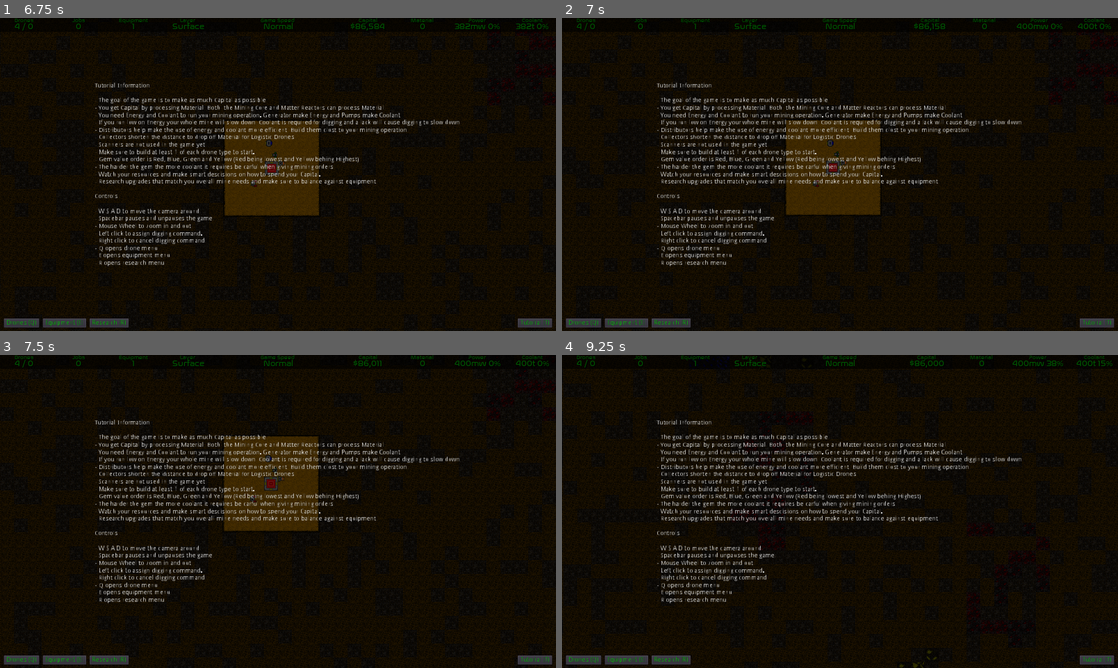
Above: before the commit, frames 1-4 (two rows, left to right).
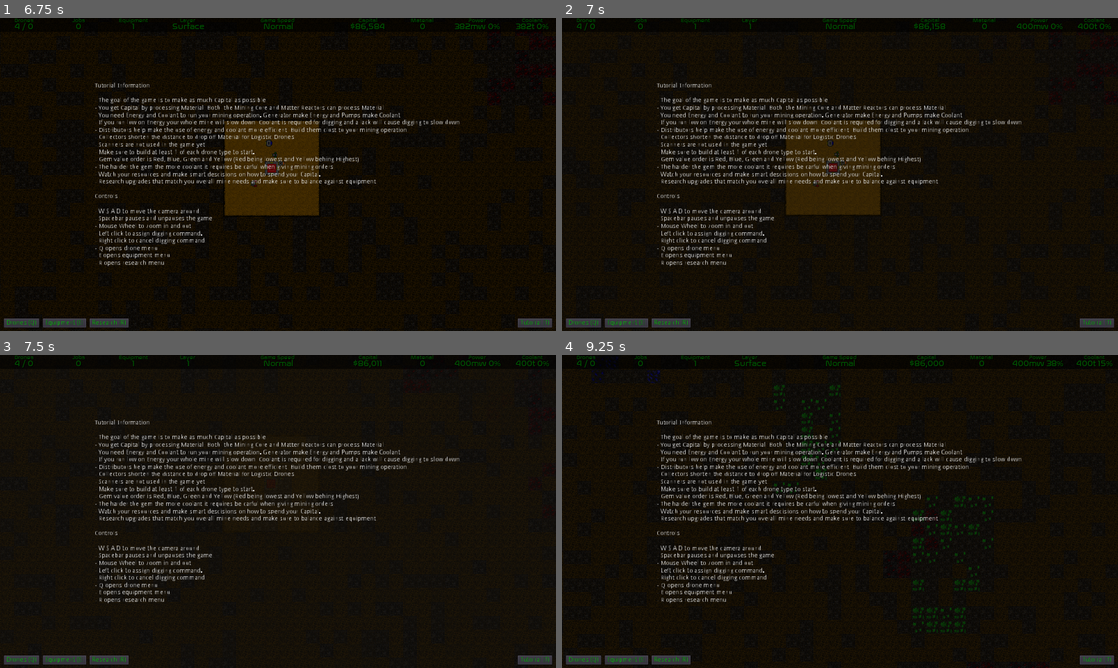
Above: after the commit, the same moments.

Repository: EgEbner16/mined-game-2020-archived
Game: Godot game, scene res://Splash.tscn
Same seed, same stepped clock (60 frames per second), same inputs: the game is played once before the commit and once after it.
Inputs (mouse positions are in pixels of both pictures, inside the frame that each line leads up to):
- Up to frame 1 (6.75 s): tap Enter (ui_accept) at 0.5, 0.77, 1.25, 1.52, 2, 3.02, 3.77, 4.52 s; move the mouse to (250, 237) at 0.52 s; hold Up (ui_up) 0.53-2.03 s; tap C (next_layer, bound only after the commit) at 0.6, 1.55, 3.05, 4.55 s; tap F (previous_layer, bound only after the commit) at 0.8, 1.35, 2.3, 3.8, 6.05 s; move the mouse to (444, 221) at 1.27 s; move the mouse to (111, 127) at 2.02 s; press the mouse at (111, 127) at 2.03 s; hold Left (ui_left) 2.03-3.53 s; move the mouse to (305, 174) at 2.77 s; release the mouse at (305, 174) at 2.78 s; tap Q (display_drone_interface) at 2.85 s; move the mouse to (194, 96) at 3.52 s; hold Down (ui_down) 3.53-4.28 s; tap E (display_equipment_interface) at 3.6 s; move the mouse to (400, 158) at 4.27 s; hold Right (ui_right) 4.28-5 s; tap R (display_research_interface) at 4.35 s; click "sandbox" at 5 s; move the mouse to (166, 190) at 5.77 s; hold Up (ui_up) 5.78-6.53 s; tap T (display_tutorial_interface) at 5.85 s; move the mouse to (333, 105) at 6.52 s; hold Right (ui_right) from 6.53 s (still down); tap Shift (keep_equipment_placement) at 6.6 s
- Up to frame 2 (7 s): keep holding Right (ui_right); tap Enter (ui_accept) at 6.77 s; tap C (next_layer, bound only after the commit) at 6.8 s
- Up to frame 3 (7.5 s): keep holding Right (ui_right); move the mouse to (250, 574) at 7.27 s; hold S (scroll_down) from 7.28 s (still down)
- Up to frame 4 (9.25 s): tap Enter (ui_accept) at 7.52, 8.27 s; tap F (previous_layer, bound only after the commit) at 7.55, 9.05 s; move the mouse to (1006, 558) at 8.02 s; release S (scroll_down) at 8.03 s; tap A (scroll_left) at 8.1 s; tap C (next_layer, bound only after the commit) at 8.3 s; move the mouse to (673, 464) at 8.77 s; release Right (ui_right) at 8.78 s; hold Down (ui_down) from 8.78 s (still down); hold D (scroll_right) from 8.78 s (still down)

Frame 1 is identical in both runs. In frame 2, less than 0.1% of the frame differs, in the area x 31-37%, y 1-4%; in frame 3, 4.0%, in the area x 1-100%, y 1-100%; in frame 4, 1.8%.

Commit message:
layer work

Diff:
--- a/game/Game.tscn
+++ b/game/Game.tscn
@@ -19,7 +19,6 @@
 
 [node name="Music" type="AudioStreamPlayer2D" parent="Camera"]
 stream = ExtResource( 4 )
-autoplay = true
 
 [node name="ResourceManager" parent="." instance=ExtResource( 5 )]
 pause_mode = 1
--- a/game/Layer.gd
+++ b/game/Layer.gd
@@ -15,6 +15,7 @@
 onready var terrain_tile_map: TileMap = $Navigation2D/TerrainTileMap
 onready var shadow_tile_map: TileMap = $ShadowTileMap
 onready var dig_tile_map: TileMap = $DigTileMap
+onready var animation_player: AnimationPlayer = $AnimationPlayer
 onready var equipment_manager: EquipmentManager = get_node('/root/Game/World/EquipmentManager')
 onready var drone_manager: DroneManager = get_node('/root/Game/World/DroneManager')
 
--- a/game/Layer.tscn
+++ b/game/Layer.tscn
@@ -7,23 +7,77 @@
 [ext_resource path="res://game/tiles/TileManager.tscn" type="PackedScene" id=5]
 [ext_resource path="res://assets/old mined/Tilemaps/mined_alpha_graphics_digging.png" type="Texture" id=6]
 
-[sub_resource type="NavigationPolygon" id=9]
+[sub_resource type="Animation" id=1]
+resource_name = "fade_in_up"
+tracks/0/type = "value"
+tracks/0/path = NodePath(".:modulate")
+tracks/0/interp = 1
+tracks/0/loop_wrap = true
+tracks/0/imported = false
+tracks/0/enabled = true
+tracks/0/keys = {
+"times": PoolRealArray( 0, 1 ),
+"transitions": PoolRealArray( 1, 1 ),
+"update": 0,
+"values": [ Color( 1, 1, 1, 0 ), Color( 1, 1, 1, 1 ) ]
+}
+tracks/1/type = "value"
+tracks/1/path = NodePath(".:visible")
+tracks/1/interp = 1
+tracks/1/loop_wrap = true
+tracks/1/imported = false
+tracks/1/enabled = true
+tracks/1/keys = {
+"times": PoolRealArray( 0 ),
+"transitions": PoolRealArray( 1 ),
+"update": 1,
+"values": [ true ]
+}
+
+[sub_resource type="Animation" id=2]
+resource_name = "fade_out_up"
+tracks/0/type = "value"
+tracks/0/path = NodePath(".:modulate")
+tracks/0/interp = 1
+tracks/0/loop_wrap = true
+tracks/0/imported = false
+tracks/0/enabled = true
+tracks/0/keys = {
+"times": PoolRealArray( 0, 1 ),
+"transitions": PoolRealArray( 1, 1 ),
+"update": 0,
+"values": [ Color( 1, 1, 1, 1 ), Color( 1, 1, 1, 0 ) ]
+}
+tracks/1/type = "value"
+tracks/1/path = NodePath(".:visible")
+tracks/1/interp = 1
+tracks/1/loop_wrap = true
+tracks/1/imported = false
+tracks/1/enabled = true
+tracks/1/keys = {
+"times": PoolRealArray( 1 ),
+"transitions": PoolRealArray( 1 ),
+"update": 1,
+"values": [ false ]
+}
+
+[sub_resource type="NavigationPolygon" id=3]
 vertices = PoolVector2Array( 8, 0, 0, 8, 0, 24, 8, 32, 24, 32, 32, 24, 32, 8, 24, 0 )
 polygons = [ PoolIntArray( 0, 1, 2, 3, 4, 5, 6, 7 ) ]
 
-[sub_resource type="NavigationPolygon" id=10]
+[sub_resource type="NavigationPolygon" id=4]
 vertices = PoolVector2Array( 8, 0, 0, 8, 0, 24, 8, 32, 24, 32, 32, 24, 32, 8, 24, 0 )
 polygons = [ PoolIntArray( 0, 1, 2, 3, 4, 5, 6, 7 ) ]
 
-[sub_resource type="NavigationPolygon" id=3]
+[sub_resource type="NavigationPolygon" id=5]
 vertices = PoolVector2Array( 0, 0, 32, 0, 32, 32, 0, 32 )
 polygons = [ PoolIntArray( 0, 1, 2, 3 ) ]
 
-[sub_resource type="NavigationPolygon" id=4]
+[sub_resource type="NavigationPolygon" id=6]
 vertices = PoolVector2Array( 0, 0, 32, 0, 32, 32, 0, 32 )
 polygons = [ PoolIntArray( 0, 1, 2, 3 ) ]
 
-[sub_resource type="TileSet" id=5]
+[sub_resource type="TileSet" id=7]
 0/name = "mined_alpha_graphics.png 0"
 0/texture = ExtResource( 1 )
 0/tex_offset = Vector2( 0, 0 )
@@ -322,30 +376,36 @@
 [node name="Layer" type="Node2D"]
 script = ExtResource( 2 )
 
+[node name="AnimationPlayer" type="AnimationPlayer" parent="."]
+anims/fade_in_down = SubResource( 1 )
+anims/fade_in_up = SubResource( 1 )
+anims/fade_out_down = SubResource( 2 )
+anims/fade_out_up = SubResource( 2 )
+
 [node name="Navigation2D" type="Navigation2D" parent="."]
 
 [node name="TerrainTileMap" type="TileMap" parent="Navigation2D"]
-tile_set = SubResource( 5 )
-cell_size = Vector2( 32, 32 )
-cell_quadrant_size = 32
-format = 1
-
-[node name="ShadowTileMap" type="TileMap" parent="."]
-tile_set = SubResource( 6 )
-cell_size = Vector2( 32, 32 )
-cell_quadrant_size = 32
-format = 1
-
-[node name="FogTileMap" type="TileMap" parent="."]
 tile_set = SubResource( 7 )
 cell_size = Vector2( 32, 32 )
 cell_quadrant_size = 32
 format = 1
 
-[node name="DigTileMap" type="TileMap" parent="."]
+[node name="ShadowTileMap" type="TileMap" parent="."]
 tile_set = SubResource( 8 )
 cell_size = Vector2( 32, 32 )
 cell_quadrant_size = 32
 format = 1
 
+[node name="FogTileMap" type="TileMap" parent="."]
+tile_set = SubResource( 9 )
+cell_size = Vector2( 32, 32 )
+cell_quadrant_size = 32
+format = 1
+
+[node name="DigTileMap" type="TileMap" parent="."]
+tile_set = SubResource( 10 )
+cell_size = Vector2( 32, 32 )
+cell_quadrant_size = 32
+format = 1
+
 [node name="TileManager" parent="." instance=ExtResource( 5 )]
--- a/game/World.gd
+++ b/game/World.gd
@@ -15,6 +15,8 @@
 var world_tile_size = ProjectSettings.get_setting('game/config/tile_size')
 var world_layers = ProjectSettings.get_setting('game/config/world_layers')
 var world_center = world_size / 2
+var top_layer = 0
+var bottom_layer = world_layers - 1
 
 # Performed when added to scene
 func _ready():
@@ -23,6 +25,8 @@
 		layer.add_to_group('layers')
 		layer.number = i
 		layer.name = str('Layer_%s' % i)
+		if i != 0:
+			layer.visible = false
 		add_child(layer)
 	equipment_manager.create_equipment('mining_core', 0, get_node('Layer_%s' % 0).tile_manager.map_to_world(Vector2(world_center.x - 1, world_center.y - 1)))
 	drone_manager.create_drone('mining', 0)
@@ -30,6 +34,33 @@
 	drone_manager.create_drone('construction', 0)
 	drone_manager.create_drone('logistic', 0)
 	# Connects the whistle to creating a new path
+
+
+func _input(event):
+	if event.is_action_released('previous_layer') and current_active_layer > 0:
+		previous_layer()
+	if event.is_action_released('next_layer') and current_active_layer < bottom_layer:
+		next_layer()
+
+func switch_layer(number: int):
+	pass
+
+
+func previous_layer():
+	print('Going from %s to Previous Layer %s' % [self.current_active_layer, (self.current_active_layer - 1)])
+	var active_layer: WorldLayer = get_node('Layer_%s' % current_active_layer)
+	var previous_layer: WorldLayer = get_node('Layer_%s' % (current_active_layer - 1))
+	active_layer.animation_player.play('fade_out_down')
+	previous_layer.animation_player.play('fade_in_up')
+	self.current_active_layer = previous_layer.number
+
+func next_layer():
+	print('Going from %s to Next Layer %s' % [self.current_active_layer, (self.current_active_layer + 1)])
+	var active_layer: WorldLayer = get_node('Layer_%s' % current_active_layer)
+	var next_layer: WorldLayer = get_node('Layer_%s' % (current_active_layer + 1))
+	active_layer.animation_player.play('fade_out_up')
+	next_layer.animation_player.play('fade_in_down')
+	self.current_active_layer = next_layer.number
 
 func _process(delta):
 	var active_layer: WorldLayer = get_node('Layer_%s' % current_active_layer)
--- a/project.godot
+++ b/project.godot
@@ -301,7 +301,7 @@
 config/tile_size=32
 config/base_size=Vector2( 7, 7 )
 config/world_size=Vector2( 240, 240 )
-config/world_layers=1
+config/world_layers=4
 config/starting_capital=100000
 
 [input]
@@ -422,6 +422,66 @@
 , Object(InputEventKey,"resource_local_to_scene":false,"resource_name":"","device":0,"alt":false,"shift":false,"control":false,"meta":false,"command":false,"pressed":false,"scancode":16777347,"unicode":0,"echo":false,"script":null)
  ]
 }
+go_to_layer_0={
+"deadzone": 0.5,
+"events": [ Object(InputEventKey,"resource_local_to_scene":false,"resource_name":"","device":0,"alt":false,"shift":false,"control":false,"meta":false,"command":false,"pressed":false,"scancode":49,"unicode":0,"echo":false,"script":null)
+ ]
+}
+go_to_layer_1={
+"deadzone": 0.5,
+"events": [ Object(InputEventKey,"resource_local_to_scene":false,"resource_name":"","device":0,"alt":false,"shift":false,"control":false,"meta":false,"command":false,"pressed":false,"scancode":50,"unicode":0,"echo":false,"script":null)
+ ]
+}
+go_to_layer_2={
+"deadzone": 0.5,
+"events": [ Object(InputEventKey,"resource_local_to_scene":false,"resource_name":"","device":0,"alt":false,"shift":false,"control":false,"meta":false,"command":false,"pressed":false,"scancode":51,"unicode":0,"echo":false,"script":null)
+ ]
+}
+go_to_layer_3={
+"deadzone": 0.5,
+"events": [ Object(InputEventKey,"resource_local_to_scene":false,"resource_name":"","device":0,"alt":false,"shift":false,"control":false,"meta":false,"command":false,"pressed":false,"scancode":52,"unicode":0,"echo":false,"script":null)
+ ]
+}
+go_to_layer_4={
+"deadzone": 0.5,
+"events": [ Object(InputEventKey,"resource_local_to_scene":false,"resource_name":"","device":0,"alt":false,"shift":false,"control":false,"meta":false,"command":false,"pressed":false,"scancode":53,"unicode":0,"echo":false,"script":null)
+ ]
+}
+go_to_layer_5={
+"deadzone": 0.5,
+"events": [ Object(InputEventKey,"resource_local_to_scene":false,"resource_name":"","device":0,"alt":false,"shift":false,"control":false,"meta":false,"command":false,"pressed":false,"scancode":54,"unicode":0,"echo":false,"script":null)
+ ]
+}
+go_to_layer_6={
+"deadzone": 0.5,
+"events": [ Object(InputEventKey,"resource_local_to_scene":false,"resource_name":"","device":0,"alt":false,"shift":false,"control":false,"meta":false,"command":false,"pressed":false,"scancode":55,"unicode":0,"echo":false,"script":null)
+ ]
+}
+go_to_layer_7={
+"deadzone": 0.5,
+"events": [ Object(InputEventKey,"resource_local_to_scene":false,"resource_name":"","device":0,"alt":false,"shift":false,"control":false,"meta":false,"command":false,"pressed":false,"scancode":56,"unicode":0,"echo":false,"script":null)
+ ]
+}
+go_to_layer_8={
+"deadzone": 0.5,
+"events": [ Object(InputEventKey,"resource_local_to_scene":false,"resource_name":"","device":0,"alt":false,"shift":false,"control":false,"meta":false,"command":false,"pressed":false,"scancode":57,"unicode":0,"echo":false,"script":null)
+ ]
+}
+go_to_layer_9={
+"deadzone": 0.5,
+"events": [ Object(InputEventKey,"resource_local_to_scene":false,"resource_name":"","device":0,"alt":false,"shift":false,"control":false,"meta":false,"command":false,"pressed":false,"scancode":48,"unicode":0,"echo":false,"script":null)
+ ]
+}
+previous_layer={
+"deadzone": 0.5,
+"events": [ Object(InputEventKey,"resource_local_to_scene":false,"resource_name":"","device":0,"alt":false,"shift":false,"control":false,"meta":false,"command":false,"pressed":false,"scancode":70,"unicode":0,"echo":false,"script":null)
+ ]
+}
+next_layer={
+"deadzone": 0.5,
+"events": [ Object(InputEventKey,"resource_local_to_scene":false,"resource_name":"","device":0,"alt":false,"shift":false,"control":false,"meta":false,"command":false,"pressed":false,"scancode":67,"unicode":0,"echo":false,"script":null)
+ ]
+}
 
 [rendering]
 
Not shown: 8 places in game/Layer.tscn that only renumber resources
